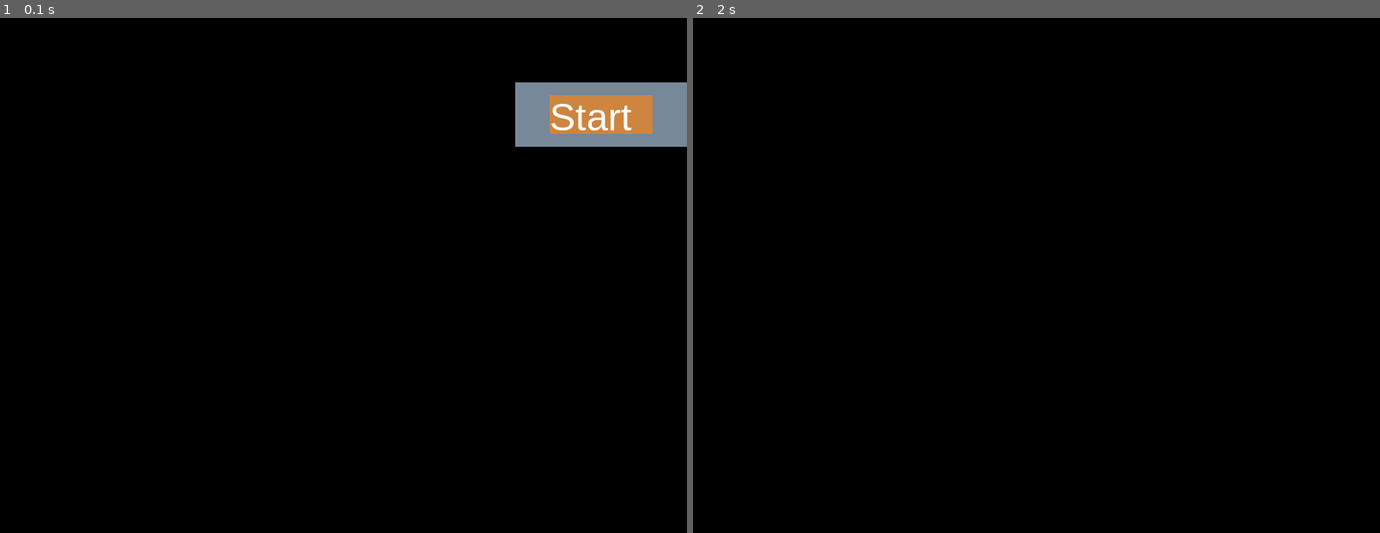
Above: before the commit, frames 1-2 (left to right).
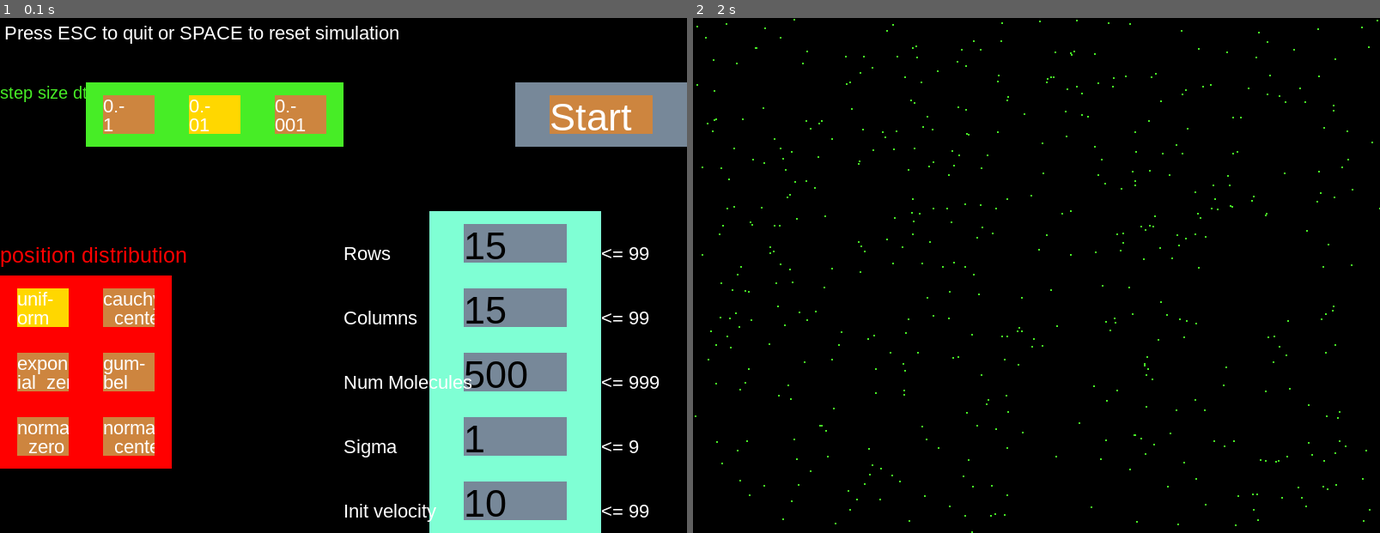
Above: after the commit, the same moments.

Repository: tomtuamnuq/model_and_simulate
Game: pygame game, started from model_and_simulate/main.py
Two runs of this game, one before a commit and one after it. Both use one fixed random seed, a clock stepped at 60 frames per second and the inputs below.
Inputs (mouse positions are in pixels of both pictures, inside the frame that each line leads up to):
- Up to frame 1 (0.1 s): no input
- Up to frame 2 (2 s): tap Space at 0.33 s; click (1297, 115) at 1.72 s

The runs differ from the first frame. In frame 1, 31% of the frame differs, in the area x 0-96%, y 1-100%; in frame 2, 0.4%.

Commit message:
Fix docs and hints

Diff:
--- a/model_and_simulate/main.py
+++ b/model_and_simulate/main.py
@@ -16,7 +16,7 @@
     "chaos_aizawa": partial(chaos_sim.chaos_main, "aizawa", "c"),
 }
 
-simulation_key = "Microscopic_Traffic"  # change to select simulation to run
+simulation_key = "Molecule_Simulation"  # change to select simulation to run
 
 
 def pygame_main():
--- a/model_and_simulate/molecular_dynamics/field.py
+++ b/model_and_simulate/molecular_dynamics/field.py
@@ -11,9 +11,9 @@
         """
         Create a field with `num_rows` * `num_columns` fields of size `cell_size`.
         Args:
-            num_rows (int):
-            num_columns (int):
-            cell_size (int):
+            num_rows (int): Number of rows in the grid structure.
+            num_columns (int): Number of columns in the grid structure.
+            cell_size (int): Length of the quadratic cells.
         """
         self.width = cell_size * num_columns
         self.height = cell_size * num_rows
--- a/model_and_simulate/molecular_dynamics/molecule_start_screen.py
+++ b/model_and_simulate/molecular_dynamics/molecule_start_screen.py
@@ -97,7 +97,7 @@
 
             self.read_input_to = None
 
-        on_hover_text = "Click and use BACKSPACE or ENTER"
+        on_hover_text = "Click and use Digits, BACKSPACE or ENTER"
 
         def on_hover_text_listener(*args):
             """The callback function for hovering text input buttons."""
